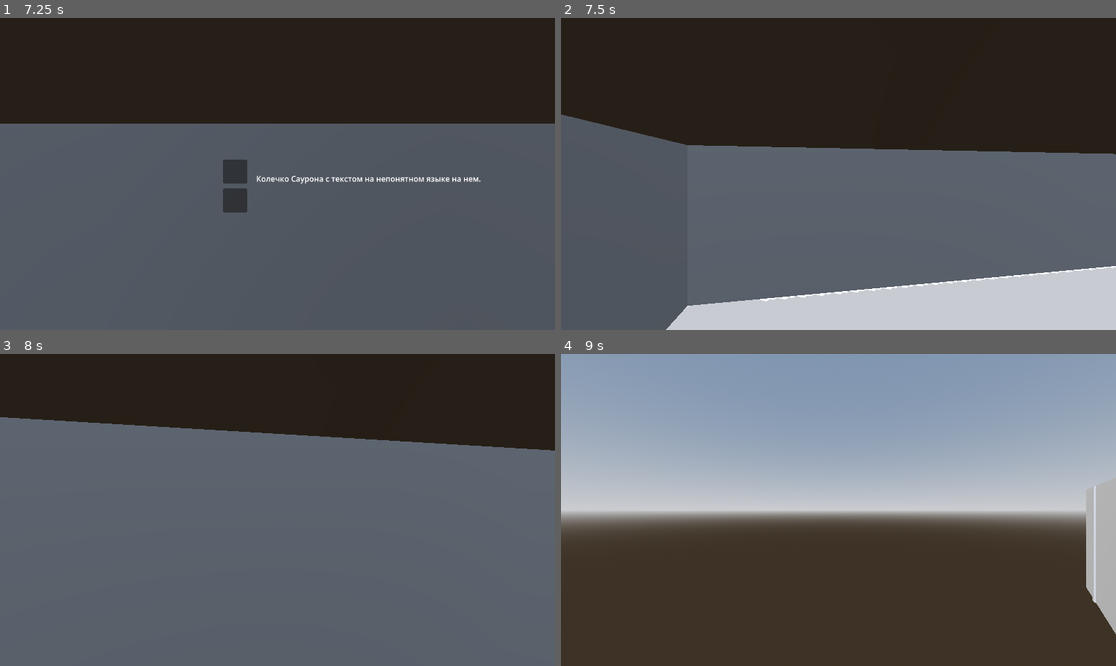
Above: before the commit, frames 1-4 (two rows, left to right).
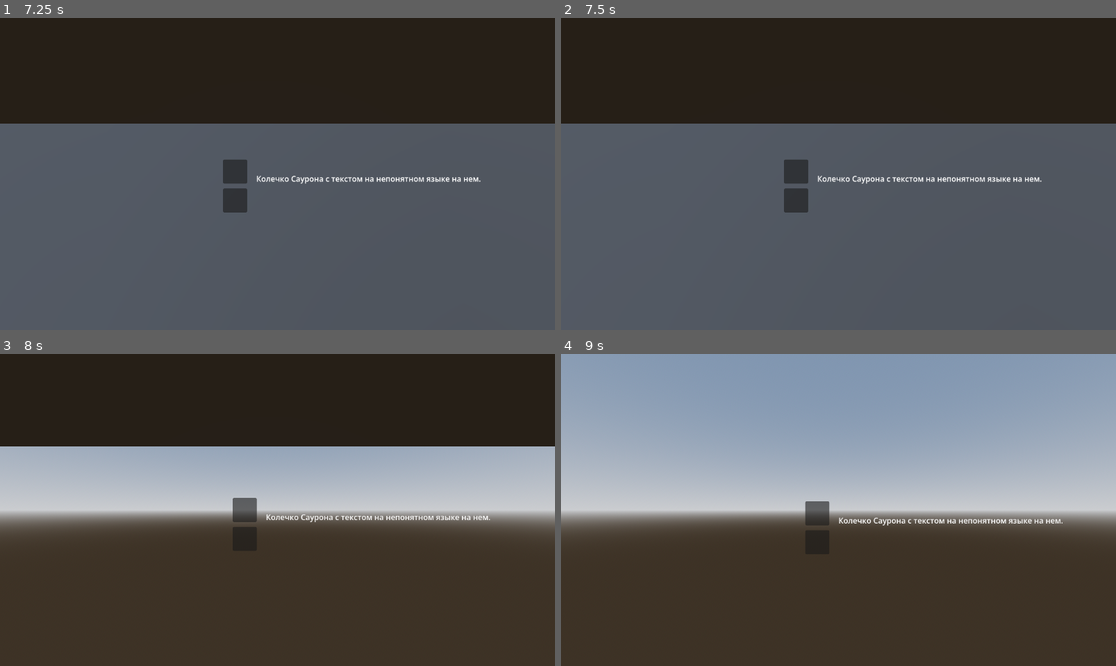
Above: after the commit, the same moments.

Repository: mxokunkov/VJ-Museum
Game: Godot game, scene res://prototype.tscn
Same seed, same stepped clock (60 frames per second), same inputs: the game is played once before the commit and once after it.
Inputs (mouse positions are in pixels of both pictures, inside the frame that each line leads up to):
- Up to frame 1 (7.25 s): tap Enter at 0.5, 6.5 s; move the mouse to (399, 158) at 0.52 s; hold Right mouse button (RMB) 0.53-1.25 s; click (399, 158) at 0.67 s; click "Колечко Саурона с текстом на …" at 1.25 s; click (88, 161) at 2 s; click "Колечко Саурона с текстом на …" at 2.75 s; click (88, 161) at 3.5 s; click "Колечко Саурона с текстом на …" at 4.25 s; click (88, 161) at 5 s; tap Space at 5.75 s; move the mouse to (166, 189) at 5.77 s; right-click (166, 189) at 5.85 s; click (166, 189) at 5.92 s; move the mouse to (333, 105) at 6.52 s; hold Right mouse button (RMB) from 6.53 s (still down); click (333, 105) at 6.67 s
- Up to frame 2 (7.5 s): tap Space at 7.25 s; move the mouse to (810, 236) at 7.27 s; release Right mouse button (RMB) at 7.28 s; right-click (810, 236) at 7.35 s; click (810, 236) at 7.42 s
- Up to frame 3 (8 s): no input
- Up to frame 4 (9 s): tap Enter at 8 s; move the mouse to (1005, 556) at 8.02 s; hold Right mouse button (RMB) 8.03-8.78 s; click (1005, 556) at 8.17 s; tap Space at 8.75 s; move the mouse to (672, 463) at 8.77 s; right-click (672, 463) at 8.85 s; click (672, 463) at 8.92 s

Frame 1 is identical in both runs. In frame 2, 19% of the frame differs, in the area x 0-100%, y 30-100%; in frame 3, 74%, in the area x 0-100%, y 20-100%; in frame 4, 2.6%.
Error after the commit: Invalid access to property or key 'mouse_sense' on a base object of type 'Node (prototype.gd)'. (res://controller.gd:13)

Commit message:
Update prototype.gd

Diff:
--- a/app/prototype.gd
+++ b/app/prototype.gd
@@ -1,3 +1,5 @@
 extends Node
 
-@export var mouse_sense = 1
+#@export var mouse_sense = 1
+func _ready():
+  var current_sense = Globals.mouse_sense
